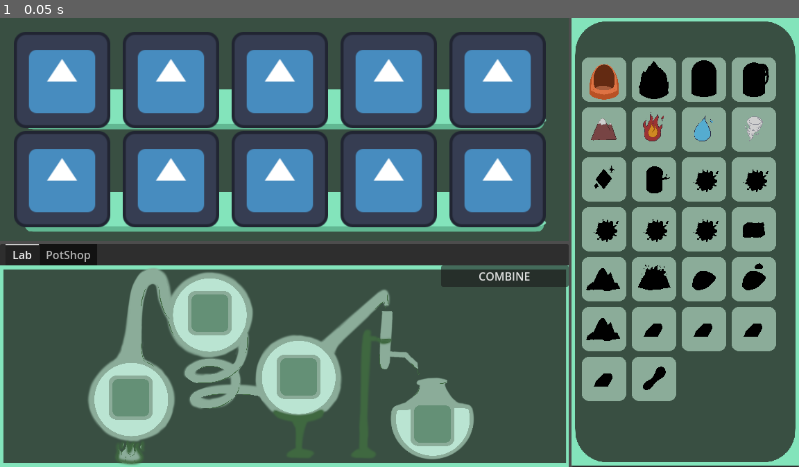
Above: before the commit, frame 1.
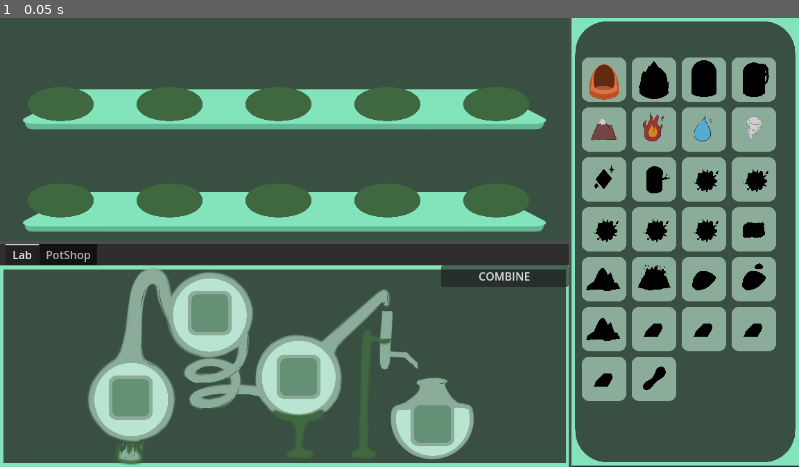
Above: after the commit, the same moment.

Repository: Girlies-stdio/elementalchemy
Game: Godot game, scene res://Scenes/main.tscn
Same seed, same stepped clock (60 frames per second), same inputs: the game is played once before the commit and once after it. The engine's default icon, where the game draws it, is replaced by a stand-in: a white triangle on a blue panel in a dark square.
Inputs:
- Up to frame 1 (0.05 s): no input

The runs differ from the first frame. In frame 1, 19% of the frame differs, in the area x 1-69%, y 3-47%.

Commit message:
un peu avancer

Diff:
--- a/Scenes/main.tscn
+++ b/Scenes/main.tscn
@@ -1,8 +1,10 @@
-[gd_scene load_steps=10 format=3 uid="uid://ctr78uqgnngos"]
+[gd_scene load_steps=12 format=3 uid="uid://ctr78uqgnngos"]
 
 [ext_resource type="Texture2D" uid="uid://dinniq4jdk8le" path="res://Assets/garden_double_shelf.png" id="1_8gbba"]
 [ext_resource type="Texture2D" uid="uid://bkpn4dwbky80q" path="res://Assets/icon.svg" id="1_jjgbg"]
-[ext_resource type="Script" uid="uid://88ysp7capcmn" path="res://Scenes/lab.gd" id="2_bo1nx"]
+[ext_resource type="Texture2D" uid="uid://dkaim24f5njnn" path="res://Assets/plantslot.png" id="2_344ge"]
+[ext_resource type="Script" path="res://Scenes/lab.gd" id="2_bo1nx"]
+[ext_resource type="Script" uid="uid://d0o2fixek8d03" path="res://Scripts/garden.gd" id="2_ynf5e"]
 [ext_resource type="Texture2D" uid="uid://bny66qf2eo775" path="res://Assets/background_framed.png" id="3_kry3j"]
 [ext_resource type="Texture2D" uid="uid://drnxwjo7hd82j" path="res://Assets/brewing.png" id="5_6bp64"]
 [ext_resource type="PackedScene" uid="uid://cyktua4fqunq0" path="res://Workbench/item_slot.tscn" id="5_21xkr"]
@@ -50,87 +52,88 @@
 grow_vertical = 2
 theme = SubResource("Theme_jjgbg")
 
-[node name="GridContainer" type="GridContainer" parent="HBoxContainer/VBoxContainer/NinePatchRect/MarginContainer"]
+[node name="Garden" type="GridContainer" parent="HBoxContainer/VBoxContainer/NinePatchRect/MarginContainer"]
 layout_mode = 2
 columns = 5
-
-[node name="TextureButton1" type="TextureButton" parent="HBoxContainer/VBoxContainer/NinePatchRect/MarginContainer/GridContainer"]
-layout_mode = 2
-size_flags_horizontal = 3
-size_flags_vertical = 3
-texture_normal = ExtResource("1_jjgbg")
-ignore_texture_size = true
-stretch_mode = 4
-
-[node name="TextureButton2" type="TextureButton" parent="HBoxContainer/VBoxContainer/NinePatchRect/MarginContainer/GridContainer"]
-layout_mode = 2
-size_flags_horizontal = 3
-size_flags_vertical = 3
-texture_normal = ExtResource("1_jjgbg")
-ignore_texture_size = true
-stretch_mode = 4
-
-[node name="TextureButton3" type="TextureButton" parent="HBoxContainer/VBoxContainer/NinePatchRect/MarginContainer/GridContainer"]
-layout_mode = 2
-size_flags_horizontal = 3
-size_flags_vertical = 3
-texture_normal = ExtResource("1_jjgbg")
-ignore_texture_size = true
-stretch_mode = 4
-
-[node name="TextureButton4" type="TextureButton" parent="HBoxContainer/VBoxContainer/NinePatchRect/MarginContainer/GridContainer"]
-layout_mode = 2
-size_flags_horizontal = 3
-size_flags_vertical = 3
-texture_normal = ExtResource("1_jjgbg")
-ignore_texture_size = true
-stretch_mode = 4
-
-[node name="TextureButton5" type="TextureButton" parent="HBoxContainer/VBoxContainer/NinePatchRect/MarginContainer/GridContainer"]
-layout_mode = 2
-size_flags_horizontal = 3
-size_flags_vertical = 3
-texture_normal = ExtResource("1_jjgbg")
-ignore_texture_size = true
-stretch_mode = 4
-
-[node name="TextureButton6" type="TextureButton" parent="HBoxContainer/VBoxContainer/NinePatchRect/MarginContainer/GridContainer"]
-layout_mode = 2
-size_flags_horizontal = 3
-size_flags_vertical = 3
-texture_normal = ExtResource("1_jjgbg")
-ignore_texture_size = true
-stretch_mode = 4
-
-[node name="TextureButton7" type="TextureButton" parent="HBoxContainer/VBoxContainer/NinePatchRect/MarginContainer/GridContainer"]
-layout_mode = 2
-size_flags_horizontal = 3
-size_flags_vertical = 3
-texture_normal = ExtResource("1_jjgbg")
-ignore_texture_size = true
-stretch_mode = 4
-
-[node name="TextureButton8" type="TextureButton" parent="HBoxContainer/VBoxContainer/NinePatchRect/MarginContainer/GridContainer"]
-layout_mode = 2
-size_flags_horizontal = 3
-size_flags_vertical = 3
-texture_normal = ExtResource("1_jjgbg")
-ignore_texture_size = true
-stretch_mode = 4
-
-[node name="TextureButton9" type="TextureButton" parent="HBoxContainer/VBoxContainer/NinePatchRect/MarginContainer/GridContainer"]
-layout_mode = 2
-size_flags_horizontal = 3
-size_flags_vertical = 3
-texture_normal = ExtResource("1_jjgbg")
-ignore_texture_size = true
-stretch_mode = 4
-
-[node name="TextureButton10" type="TextureButton" parent="HBoxContainer/VBoxContainer/NinePatchRect/MarginContainer/GridContainer"]
-layout_mode = 2
-size_flags_horizontal = 3
-size_flags_vertical = 3
-texture_normal = ExtResource("1_jjgbg")
+script = ExtResource("2_ynf5e")
+
+[node name="slot1" type="TextureButton" parent="HBoxContainer/VBoxContainer/NinePatchRect/MarginContainer/Garden"]
+layout_mode = 2
+size_flags_horizontal = 3
+size_flags_vertical = 3
+texture_normal = ExtResource("2_344ge")
+ignore_texture_size = true
+stretch_mode = 4
+
+[node name="slot2" type="TextureButton" parent="HBoxContainer/VBoxContainer/NinePatchRect/MarginContainer/Garden"]
+layout_mode = 2
+size_flags_horizontal = 3
+size_flags_vertical = 3
+texture_normal = ExtResource("2_344ge")
+ignore_texture_size = true
+stretch_mode = 4
+
+[node name="slot3" type="TextureButton" parent="HBoxContainer/VBoxContainer/NinePatchRect/MarginContainer/Garden"]
+layout_mode = 2
+size_flags_horizontal = 3
+size_flags_vertical = 3
+texture_normal = ExtResource("2_344ge")
+ignore_texture_size = true
+stretch_mode = 4
+
+[node name="slot4" type="TextureButton" parent="HBoxContainer/VBoxContainer/NinePatchRect/MarginContainer/Garden"]
+layout_mode = 2
+size_flags_horizontal = 3
+size_flags_vertical = 3
+texture_normal = ExtResource("2_344ge")
+ignore_texture_size = true
+stretch_mode = 4
+
+[node name="slot5" type="TextureButton" parent="HBoxContainer/VBoxContainer/NinePatchRect/MarginContainer/Garden"]
+layout_mode = 2
+size_flags_horizontal = 3
+size_flags_vertical = 3
+texture_normal = ExtResource("2_344ge")
+ignore_texture_size = true
+stretch_mode = 4
+
+[node name="slot6" type="TextureButton" parent="HBoxContainer/VBoxContainer/NinePatchRect/MarginContainer/Garden"]
+layout_mode = 2
+size_flags_horizontal = 3
+size_flags_vertical = 3
+texture_normal = ExtResource("2_344ge")
+ignore_texture_size = true
+stretch_mode = 4
+
+[node name="slot7" type="TextureButton" parent="HBoxContainer/VBoxContainer/NinePatchRect/MarginContainer/Garden"]
+layout_mode = 2
+size_flags_horizontal = 3
+size_flags_vertical = 3
+texture_normal = ExtResource("2_344ge")
+ignore_texture_size = true
+stretch_mode = 4
+
+[node name="slot8" type="TextureButton" parent="HBoxContainer/VBoxContainer/NinePatchRect/MarginContainer/Garden"]
+layout_mode = 2
+size_flags_horizontal = 3
+size_flags_vertical = 3
+texture_normal = ExtResource("2_344ge")
+ignore_texture_size = true
+stretch_mode = 4
+
+[node name="slot9" type="TextureButton" parent="HBoxContainer/VBoxContainer/NinePatchRect/MarginContainer/Garden"]
+layout_mode = 2
+size_flags_horizontal = 3
+size_flags_vertical = 3
+texture_normal = ExtResource("2_344ge")
+ignore_texture_size = true
+stretch_mode = 4
+
+[node name="slot10" type="TextureButton" parent="HBoxContainer/VBoxContainer/NinePatchRect/MarginContainer/Garden"]
+layout_mode = 2
+size_flags_horizontal = 3
+size_flags_vertical = 3
+texture_normal = ExtResource("2_344ge")
 ignore_texture_size = true
 stretch_mode = 4
 
@@ -317,3 +320,5 @@
 [node name="InventoryGUI" parent="HBoxContainer/Panel" instance=ExtResource("7_6bp64")]
 layout_mode = 1
 offset_right = -328.0
+
+[connection signal="pressed" from="HBoxContainer/VBoxContainer/NinePatchRect/MarginContainer/Garden/slot1" to="HBoxContainer/VBoxContainer/NinePatchRect/MarginContainer/Garden" method="call_interraction"]
--- a/Scripts/garden.gd
+++ b/Scripts/garden.gd
@@ -6,12 +6,28 @@
 # Plants require a certain jar type to be placed in.
 # Each plant has a growth time and can be harvested when fully grown.
 
-const GARDEN_SLOTS = 8
+const GARDEN_SLOTS = 10
 
-var jar_slots: Array = []
+var jar_slots: Array[JarSlot] = []
+var jar1 = load("res://Inventory/Items/Pots/pot_tier1.tres")
 
 # Initialize the garden with empty jar slots.
 func _ready() -> void:
 	for i in range(0, GARDEN_SLOTS):
 		var jar_slot = JarSlot.new()
+		jar_slot.jar = null
+		jar_slot.plant = null
 		add_child(jar_slot)
+		jar_slots.append(jar_slot)
+	print(jar_slots)
+
+func handle_interraction(i):
+	if(jar_slots[i].jar == null && GlobalScript.itemInHand.item.name == "pot_tier1"):
+		jar_slots[i].jar = GlobalScript.itemInHand.item
+		GlobalScript.itemInHand = null
+		jar_slots[i].add_child(jar1)
+	pass;
+
+func call_interraction():
+	if($slot1.pressed):
+		handle_interraction(0)
--- a/Scripts/jar.gd
+++ /dev/null
@@ -1,11 +0,0 @@
-extends Item
-class_name Jar
-
-enum JarType {
-  POT,
-  HOLLOW,
-  CRYSTALLIZER,
-  SYNTHESIZER
-}
-
-@export var jar_type: JarType
--- a/Scripts/jar.tres
+++ /dev/null
@@ -1,11 +0,0 @@
-[gd_resource type="Resource" script_class="Jar" load_steps=3 format=3 uid="uid://dua6cgogfn4vv"]
-
-[ext_resource type="Script" uid="uid://dn8puyyqutmtr" path="res://Scripts/jar.gd" id="1_mhc8b"]
-[ext_resource type="Texture2D" uid="uid://bkpn4dwbky80q" path="res://Assets/icon.svg" id="2_j8rdq"]
-
-[resource]
-script = ExtResource("1_mhc8b")
-jar_type = 0
-name = "ok"
-texture = ExtResource("2_j8rdq")
-metadata/_custom_type_script = "uid://dn8puyyqutmtr"
--- a/Scripts/jar_slot.gd
+++ b/Scripts/jar_slot.gd
@@ -1,7 +1,7 @@
 extends TextureButton
 class_name JarSlot
 
-var jar: Jar
+var jar: Pot
 var plant: Plant
 
 func _ready() -> void:
Binary file added: Assets/plantslot.png
Not shown, added: Assets/plantslot.png.import
Not shown: 1 places in Inventory/Items/Pots/pot_tier1.tres that only renumber resources
Not shown: 1 places in Inventory/Items/Pots/pot_tier2.tres that only renumber resources
Not shown: 1 places in Inventory/Items/Pots/pot_tier3.tres that only renumber resources
Not shown: 1 places in Inventory/Items/Pots/pot_tier4.tres that only renumber resources
Not shown: 1 places in Scenes/Intro.tscn that only renumber resources
Not shown: 1 places in Scenes/garden_gui.tscn that only renumber resources
Not shown: 1 places in Scenes/global.tscn that only renumber resources
Not shown: 1 places in Scenes/item_gui.tscn that only renumber resources
Not shown, removed: Scripts/jar.gd.uid
